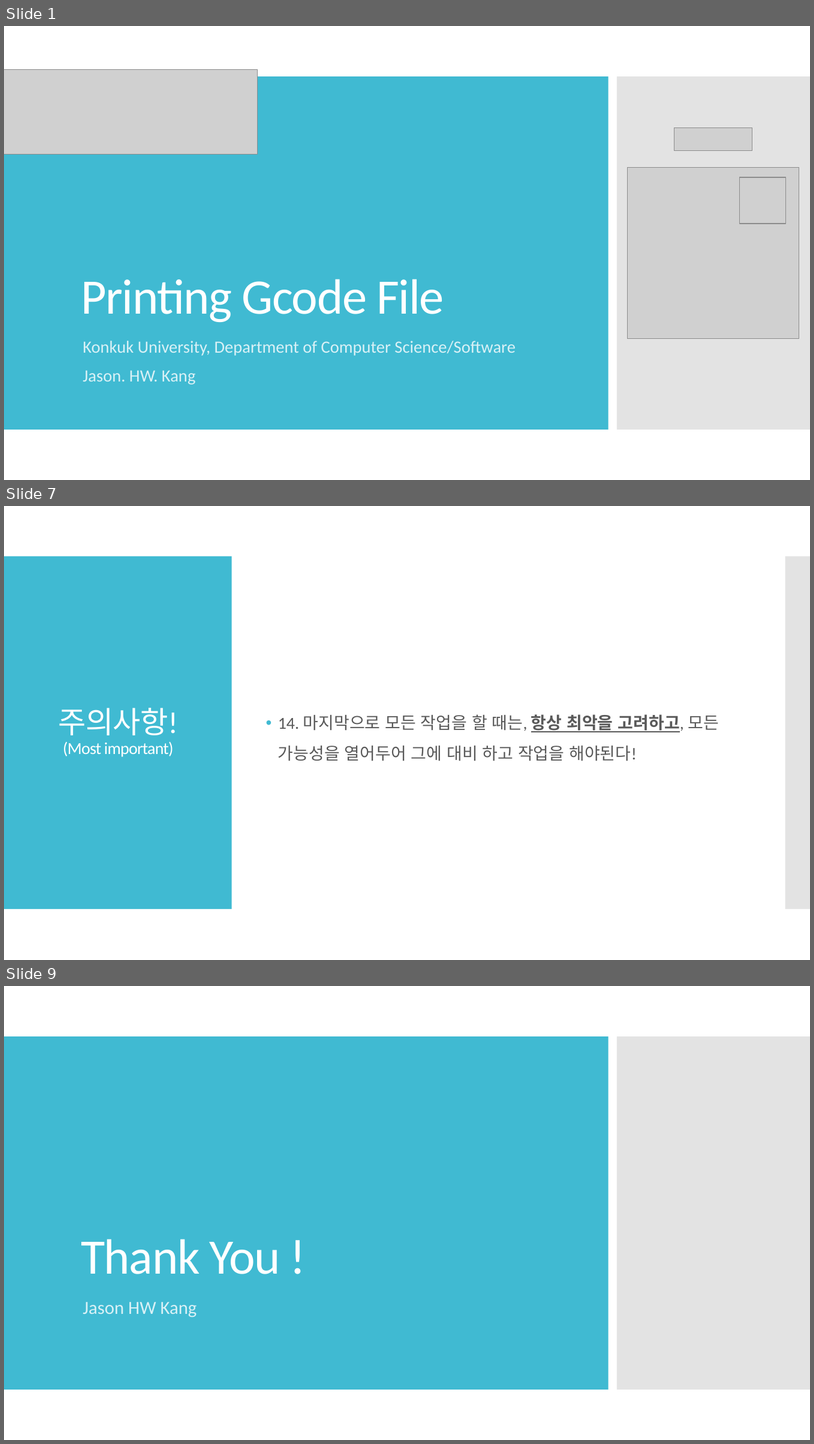
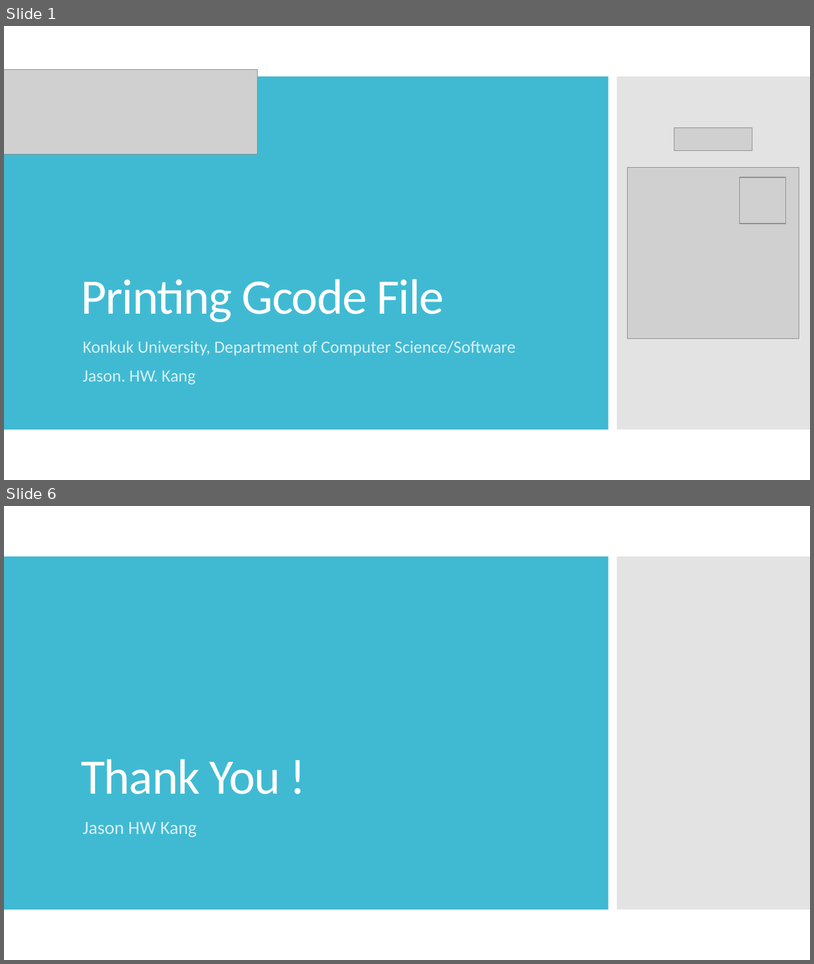
Before and after one commit to IncoCura/Instruction, a slide deck: 3DPrinter/3. Printing GCode file.pptx. Shown one above the other, each under a label of ours: slides 1, 7 and 9 before the commit, slides 1 and 6 after it; the slides between them are not shown. The pictures are 814x1444 and 814x964 pixels, drawn with LibreOffice and Linux fonts; fonts in the diff are those of the drawing; grey boxes stand for pictures. Boxes give left, top, right and bottom in pixels: in the first picture for what was removed or moved away, otherwise in the second. Text is boxed around its words. In the diff, an @@ line names an element or a change of style, - is before the commit and + after.

```diff
--- a/3DPrinter/3. Printing GCode file.pptx
+++ b/3DPrinter/3. Printing GCode file.pptx
@@ slide 7 removed at box(4, 506, 810, 960), background #FFFFFF @@
@@ rectangle removed at box(4, 556, 232, 909) @@
@@ rectangle removed at box(786, 556, 810, 909) @@
@@ title removed at box(59, 708, 178, 757) @@
-주의사항!
-(Most important)
@@ text removed at box(278, 714, 719, 760) @@
-• 14. 마지막으로 모든 작업을 할 때는, 항상 최악을 고려하고, 모든 가능성을 열어두어 그에 대비 하고 작업을 해야된다!
@@ what was slide 9 is now slide 6 @@
```
Also in this commit, not shown: 3 slides changed, 1 slide added, 3 other slides removed, 1 other file.
